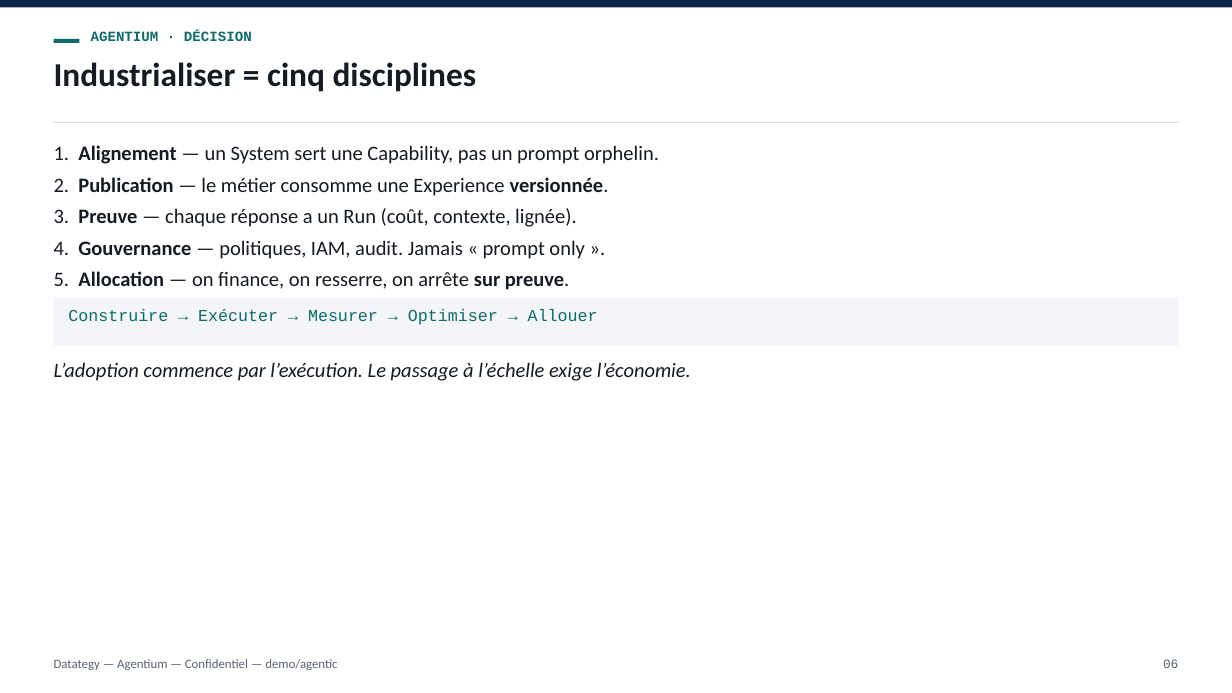
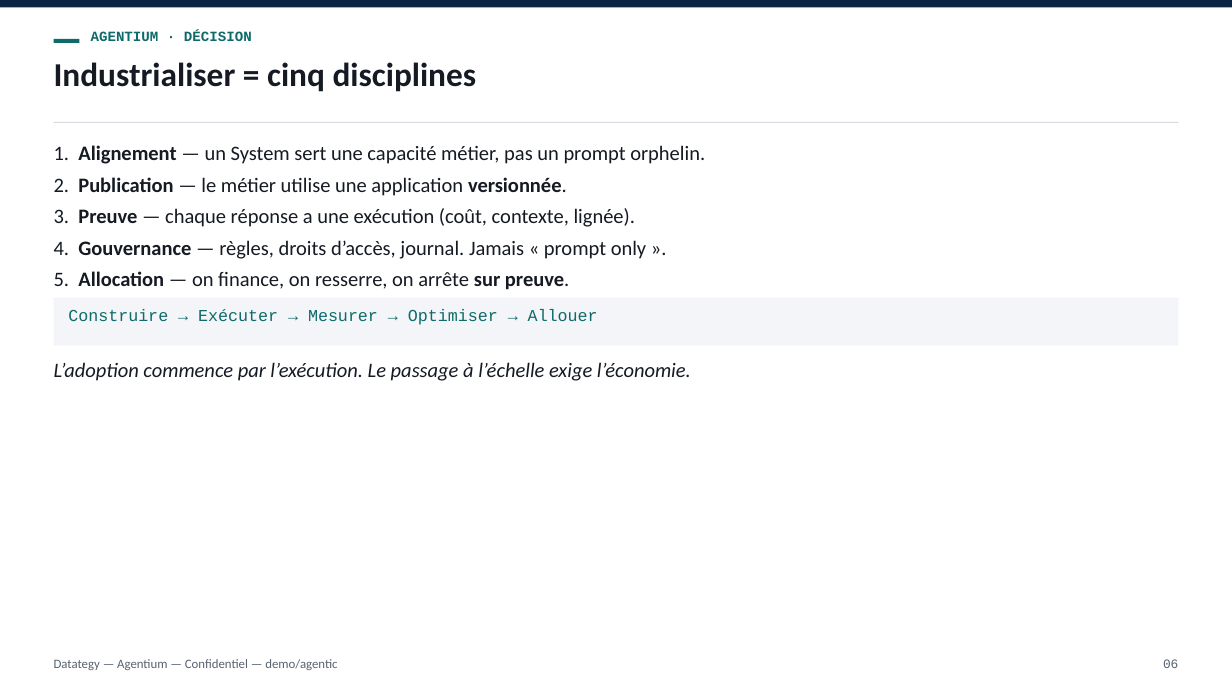
Before and after one commit to tishacian/hyusai, a slide deck: slide 6 of docs/deck-agentium-decision-adoption.fr.pptx. Drawn at 1232x693 pixels with LibreOffice and Linux fonts; fonts in the diff are those of the drawing. Boxes give left, top, right and bottom in pixels: in the first picture for what was removed or moved away, otherwise in the second. Text is boxed around its words. In the diff, an @@ line names an element or a change of style, - is before the commit and + after.

```diff
--- a/docs/deck-agentium-decision-adoption.fr.pptx
+++ b/docs/deck-agentium-decision-adoption.fr.pptx
@@ text at box(54, 145, 705, 164): text changed @@
-1. Alignement — un System sert une Capability, pas un prompt orphelin.
+1. Alignement — un System sert une capacité métier, pas un prompt orphelin.
@@ text at box(54, 177, 567, 196): text changed @@
-2. Publication — le métier consomme une Experience versionnée.
+2. Publication — le métier utilise une application versionnée.
@@ text at box(54, 208, 636, 227): text changed @@
-3. Preuve — chaque réponse a un Run (coût, contexte, lignée).
+3. Preuve — chaque réponse a une exécution (coût, contexte, lignée).
@@ text at box(54, 240, 646, 259): text changed @@
-4. Gouvernance — politiques, IAM, audit. Jamais « prompt only ».
+4. Gouvernance — règles, droits d’accès, journal. Jamais « prompt only ».
```
Also in this commit, not shown: 12 other slides changed, 16 other files.
